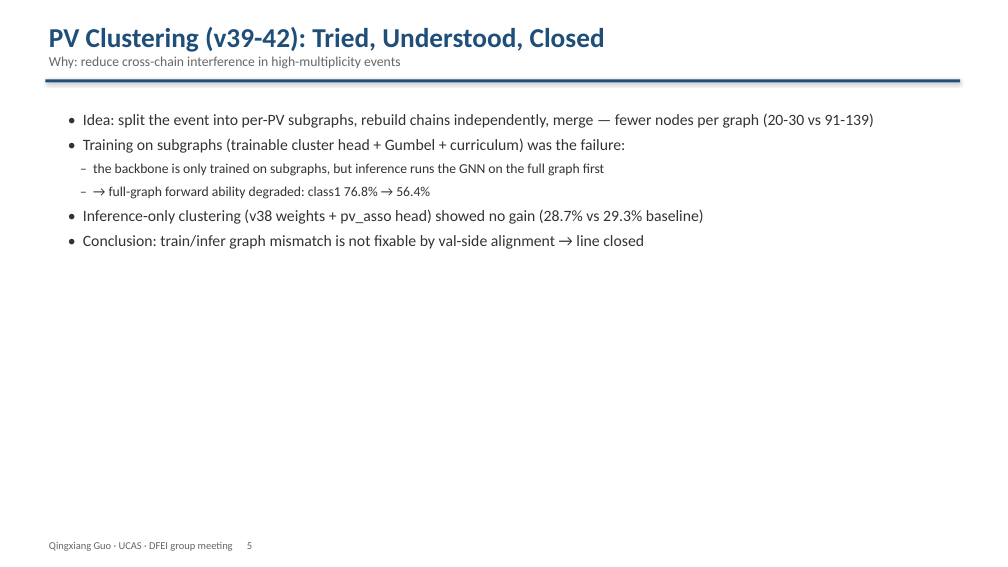
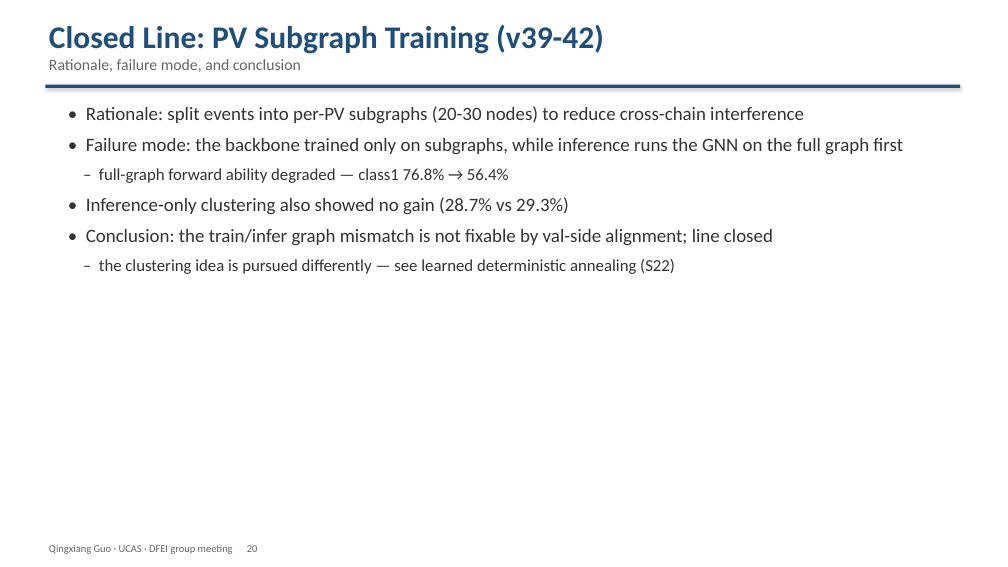
Before and after one commit to Aniedrew/dfei_ift, a slide deck: slide 20 of meeting_figs/DFEI_progress_20260902_EN.pptx (slide 5 before the commit). Drawn at 1008x567 pixels with LibreOffice and Linux fonts; fonts in the diff are those of the drawing. Boxes give left, top, right and bottom in pixels: in the first picture for what was removed or moved away, otherwise in the second. Text is boxed around its words. In the diff, an @@ line names an element or a change of style, - is before the commit and + after.

Commit message:
docs: formalize group-meeting deck v2 (25 slides, figures, >=20pt) + speech script

```diff
--- a/meeting_figs/DFEI_progress_20260902_EN.pptx
+++ b/meeting_figs/DFEI_progress_20260902_EN.pptx
@@ text at (x1=49, y1=25, x2=604, y2=72): text changed; size 13 to 30 pt; text colour #666666 to #1F4E79; bold on @@
-PV Clustering (v39-42): Tried, Understood, Closed
-Why: reduce cross-chain interference in high-multiplicity events
+Closed Line: PV Subgraph Training (v39-42)
+Rationale, failure mode, and conclusion
@@ rectangle moved from (x1=45, y1=79, x2=960, y2=82) to (x1=45, y1=85, x2=960, y2=88) @@
@@ text at (x1=86, y1=106, x2=903, y2=274): text changed; size 15 to 18 pt @@
-• Idea: split the event into per-PV subgraphs, rebuild chains independently, merge — fewer nodes per graph (20-30 vs 91-139)
-• Training on subgraphs (trainable cluster head + Gumbel + curriculum) was the failure:
-– the backbone is only trained on subgraphs, but inference runs the GNN on the full graph first
-– → full-graph forward ability degraded: class1 76.8% → 56.4%
-• Inference-only clustering (v38 weights + pv_asso head) showed no gain (28.7% vs 29.3% baseline)
-• Conclusion: train/infer graph mismatch is not fixable by val-side alignment → line closed
+• Rationale: split events into per-PV subgraphs (20-30 nodes) to reduce cross-chain interference
+• Failure mode: the backbone trained only on subgraphs, while inference runs the GNN on the full graph first
+– full-graph forward ability degraded — class1 76.8% → 56.4%
+• Inference-only clustering also showed no gain (28.7% vs 29.3%)
+• Conclusion: the train/infer graph mismatch is not fixable by val-side alignment; line closed
+– the clustering idea is pursued differently — see learned deterministic annealing (S22)
@@ text at (x1=49, y1=545, x2=258, y2=554): text changed @@
-Qingxiang Guo · UCAS · DFEI group meeting 5
+Qingxiang Guo · UCAS · DFEI group meeting 20
```
Also in this commit, not shown: 14 other slides changed, 10 slides added, 4 slides removed, 2 other files.
